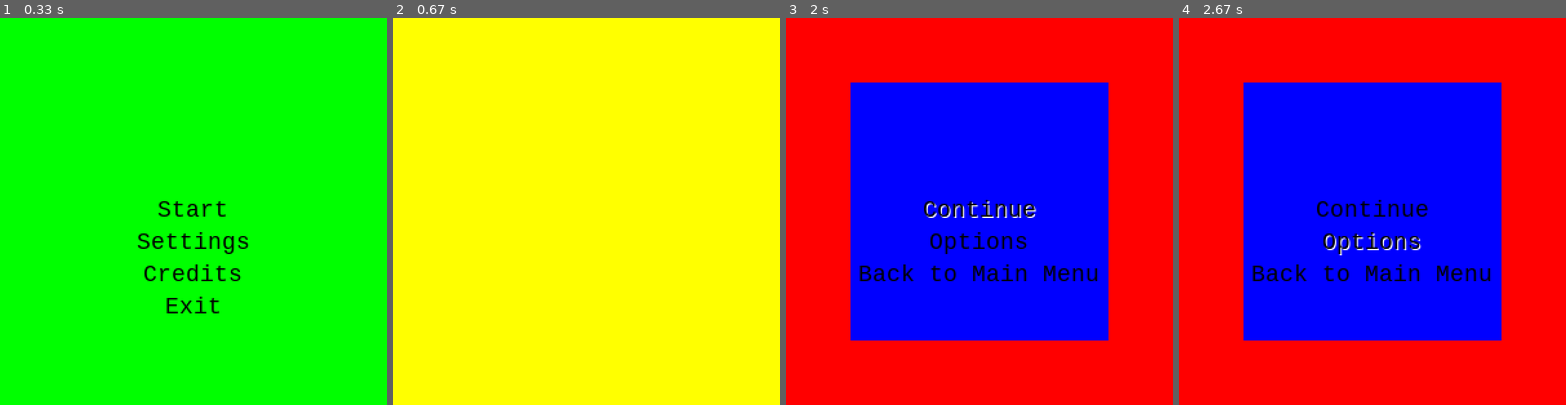
Above: before the commit, frames 1-4 (left to right).
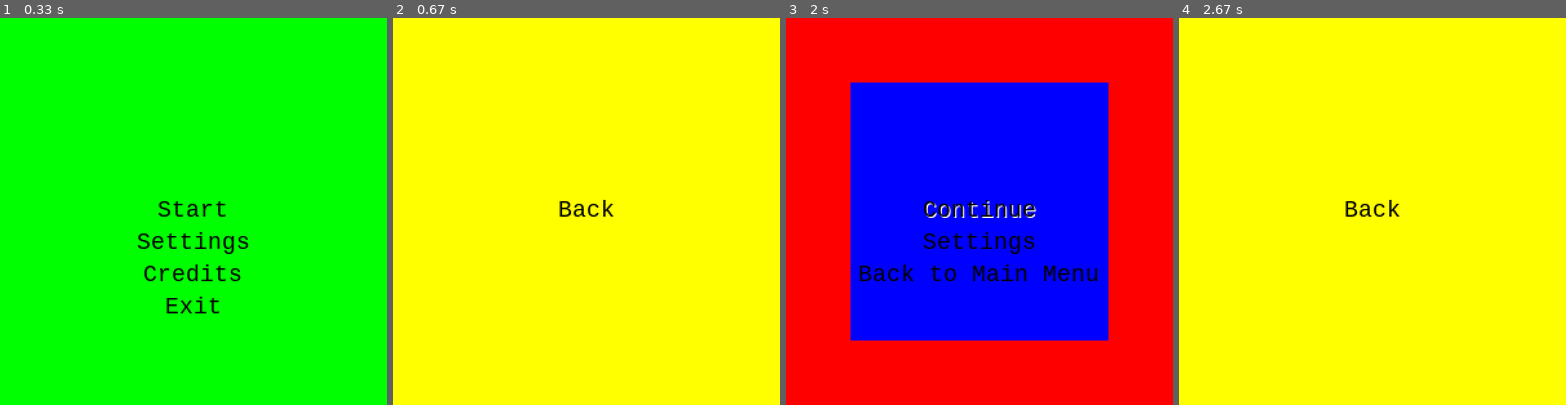
Above: after the commit, the same moments.

Repository: Galgunn/PythonPygame
Game: pygame game, started from gallery_walk/game.py
The game is run twice, just before and just after one commit, with the same random seed, the same clock (stepped at 60 frames per second) and the same inputs.
Inputs (mouse positions are in pixels of both pictures, inside the frame that each line leads up to):
- Up to frame 1 (0.33 s): no input
- Up to frame 2 (0.67 s): click (586, 242) at 0.38 s
- Up to frame 3 (2 s): tap Esc at 0.83, 1.67 s; click (979, 211) at 1.22 s
- Up to frame 4 (2.67 s): click (1372, 242) at 2.05 s

Frame 1 is identical in both runs. In frame 2, 0.3% of the frame differs, in the area x 43-57%, y 47-52%; in frame 3, 0.7%; in frame 4, 100%, in the area x 0-100%, y 0-100%.

Commit message:
Updated files. Still working on game menus and states

Diff:
--- a/gallery_walk/game.py
+++ b/gallery_walk/game.py
@@ -1,4 +1,4 @@
-from game_states.menus.main_menu import MainMenu
+from game_states.main_menu import MainMenu
 from scripts.utils import *
 import pygame, sys
 pygame.init()
--- a/gallery_walk/game_states/menus/main_menu.py
+++ b/gallery_walk/game_states/main_menu.py
@@ -18,10 +18,10 @@
         mpos = pygame.mouse.get_pos()
         mpos = (mpos[0] / 2, mpos[1] / 2)
         self.font_options.update(mpos)
-        if self.font_options.got_pressed('Start'):
+        if self.font_options.get_mouse_pressed('Start'):
             game_running_state = GameRunning(self.game)
             game_running_state.enter_state()
-        if self.font_options.got_pressed('Settings'):
+        if self.font_options.get_mouse_pressed('Settings'):
             settings_menu_state = SettingMenu(self.game)
             settings_menu_state.enter_state()
 
--- a/gallery_walk/game_states/pause_menu.py
+++ b/gallery_walk/game_states/pause_menu.py
@@ -2,6 +2,7 @@
 from scripts.state import State
 from scripts.utils import *
 from scripts.menu_options import MenuOptions
+from game_states.setting_menu import SettingMenu
 
 pygame.init()
 
@@ -10,7 +11,7 @@
         super().__init__(game)
         self.pause_surf = pygame.Surface((SCREEN_SIZE[0] / 3, SCREEN_SIZE[1] / 3))
         self.pause_rect = self.pause_surf.get_frect(center = DISPLAY_CENTER)
-        menu_options = ['Continue', 'Options', 'Back to Main Menu']
+        menu_options = ['Continue', 'Settings', 'Back to Main Menu']
         self.menu = MenuOptions(game, menu_options)
 
     def update(self):
@@ -18,11 +19,12 @@
         mpos = (mpos[0] / 2, mpos[1] / 2)
         self.menu.update(mpos)
 
-        if self.menu.got_pressed('Continue'):
+        if self.menu.get_mouse_pressed('Continue') or self.menu.get_key_pressed():
             self.exit_state()
-        if self.menu.got_pressed('Options'):
-            pass
-        if self.menu.got_pressed('Back to Main Menu'):
+        if self.menu.get_mouse_pressed('Settings'):
+            settings_menu_state = SettingMenu(self.game)
+            settings_menu_state.enter_state()
+        if self.menu.get_mouse_pressed('Back to Main Menu'):
             self.prev_state.exit_state() # type: ignore
             self.exit_state()
 
--- a/gallery_walk/game_states/setting_menu.py
+++ b/gallery_walk/game_states/setting_menu.py
@@ -1,14 +1,23 @@
 import pygame
 from scripts.state import State
+from scripts.menu_options import MenuOptions
+
 pygame.init()
 
 class SettingMenu(State):
     def __init__(self, game):
         super().__init__(game)
+        self.menu_options: list = ['Back']
+        self.menu = MenuOptions(game, self.menu_options)
 
     def update(self):
-        if self.game.state_interaction_options['left_click']['just_pressed'] or self.game.state_interaction_options['escape']['just_pressed']:
+        mpos = pygame.mouse.get_pos()
+        mpos = (mpos[0] / 2, mpos[1] / 2)
+        self.menu.update(mpos)
+        if self.menu.get_mouse_pressed('Back') or self.menu.get_key_pressed():
             self.exit_state()
+
 
     def render(self, surf):
         surf.fill('yellow')
+        self.menu.render(surf)
--- a/gallery_walk/scripts/menu_options.py
+++ b/gallery_walk/scripts/menu_options.py
@@ -31,8 +31,13 @@
             if self.font_dict[option]['rect'].collidepoint(mpos):
                 self.font_dict[option]['on_font'] = True
 
-    def got_pressed(self, text_option: str) -> bool:
+    def get_mouse_pressed(self, text_option: str) -> bool:
         if self.game.state_interaction_options['left_click']['just_pressed'] and self.font_dict[text_option]['on_font']:
+            return True
+        return False
+
+    def get_key_pressed(self) -> bool:
+        if self.game.state_interaction_options['escape']['just_pressed']:
             return True
         return False
 
